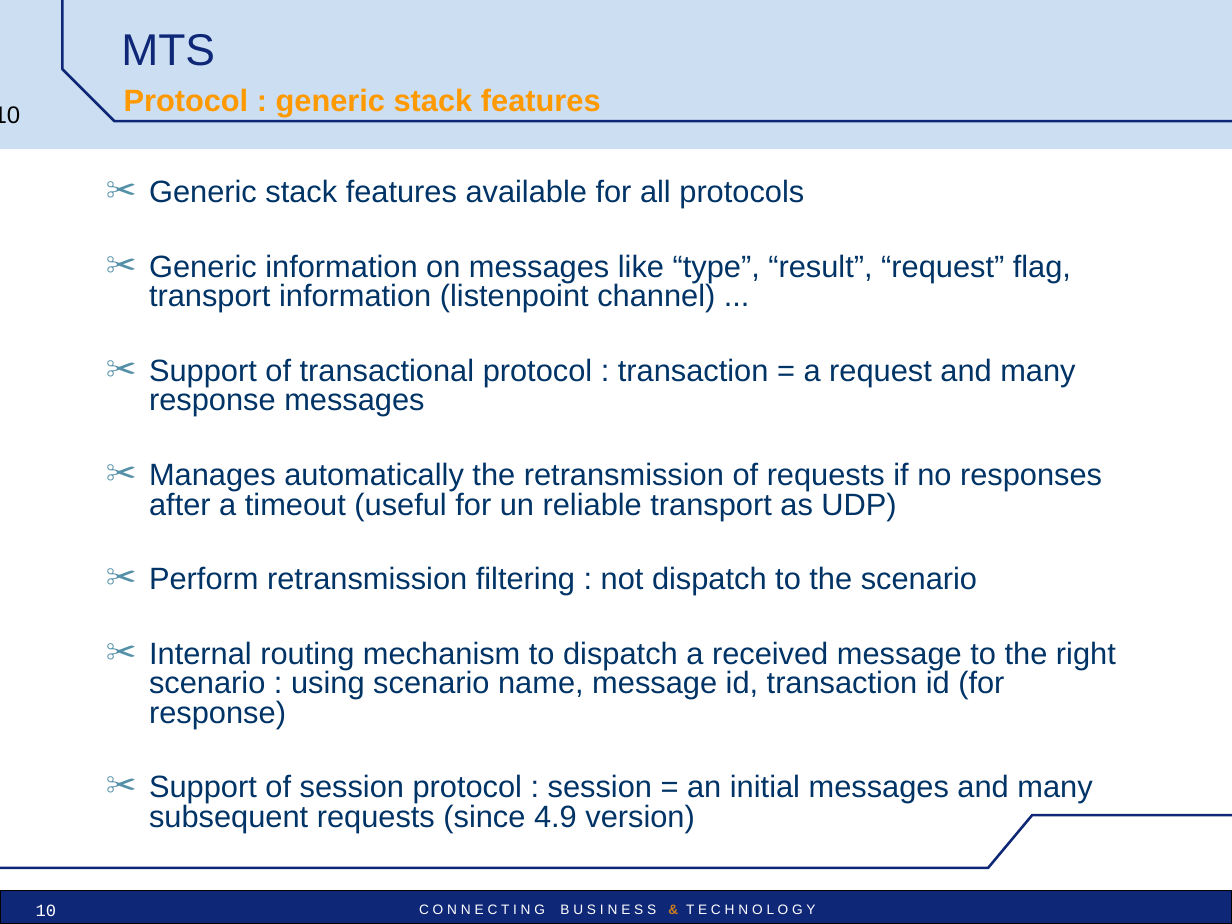
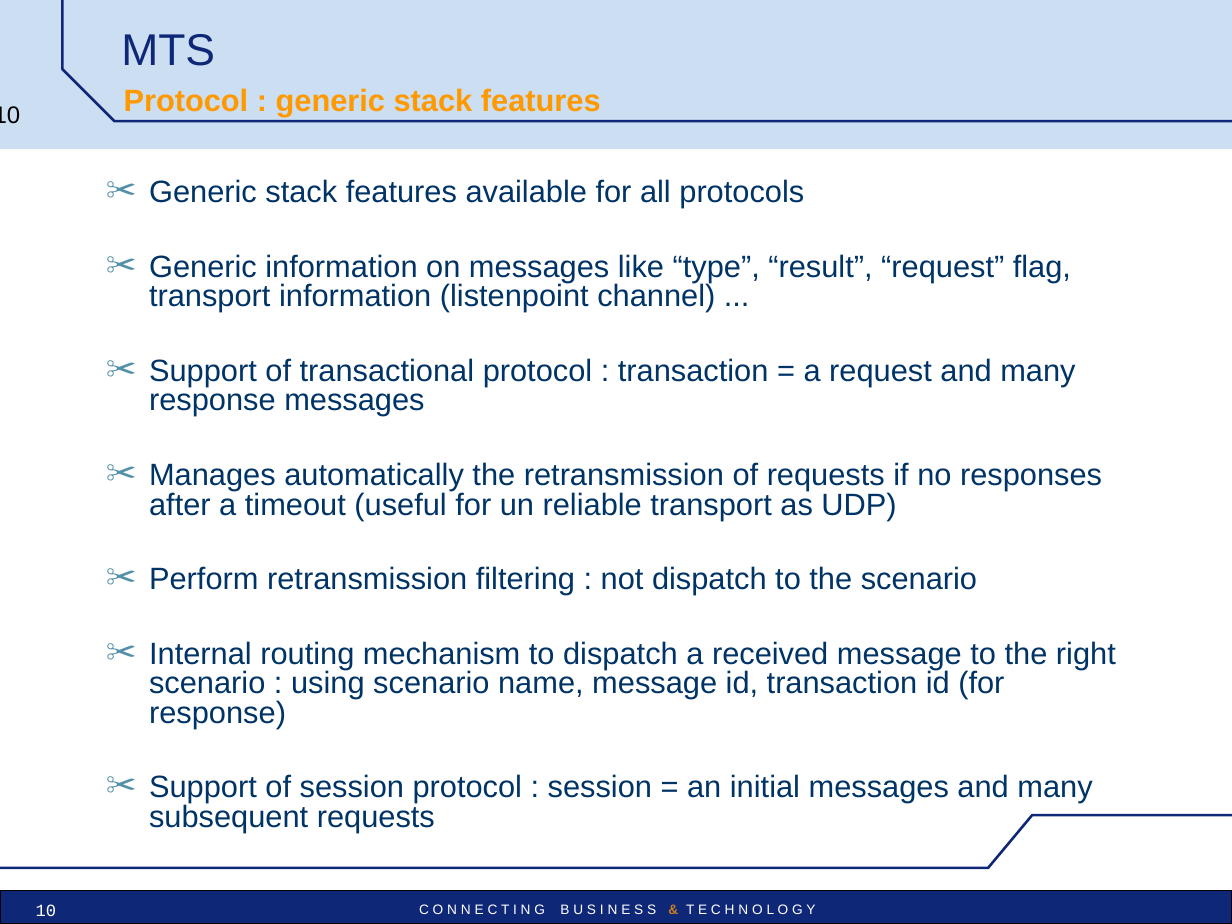
Before and after one commit to vu3mmg/mts-project, a slide deck: slide 10 of trunk/mts/src/main/doc/MTS_pres_technical.ppt. Drawn at 1232x924 pixels with LibreOffice and Linux fonts; fonts in the diff are those of the drawing; background and template pictures are left out. Boxes give left, top, right and bottom in pixels: in the first picture for what was removed or moved away, otherwise in the second. Text is boxed around its words. In the diff, an @@ line names an element or a change of style, - is before the commit and + after.

```diff
--- a/trunk/mts/src/main/doc/MTS_pres_technical.ppt
+++ b/trunk/mts/src/main/doc/MTS_pres_technical.ppt
@@ text at box(149, 774, 1092, 833): text changed @@
-✂ Support of session protocol : session = an initial messages and many subsequent requests (since 4.9 version)
+✂ Support of session protocol : session = an initial messages and many subsequent requests
```
Also in this commit, not shown: 9 other slides changed, 2 slides added.
